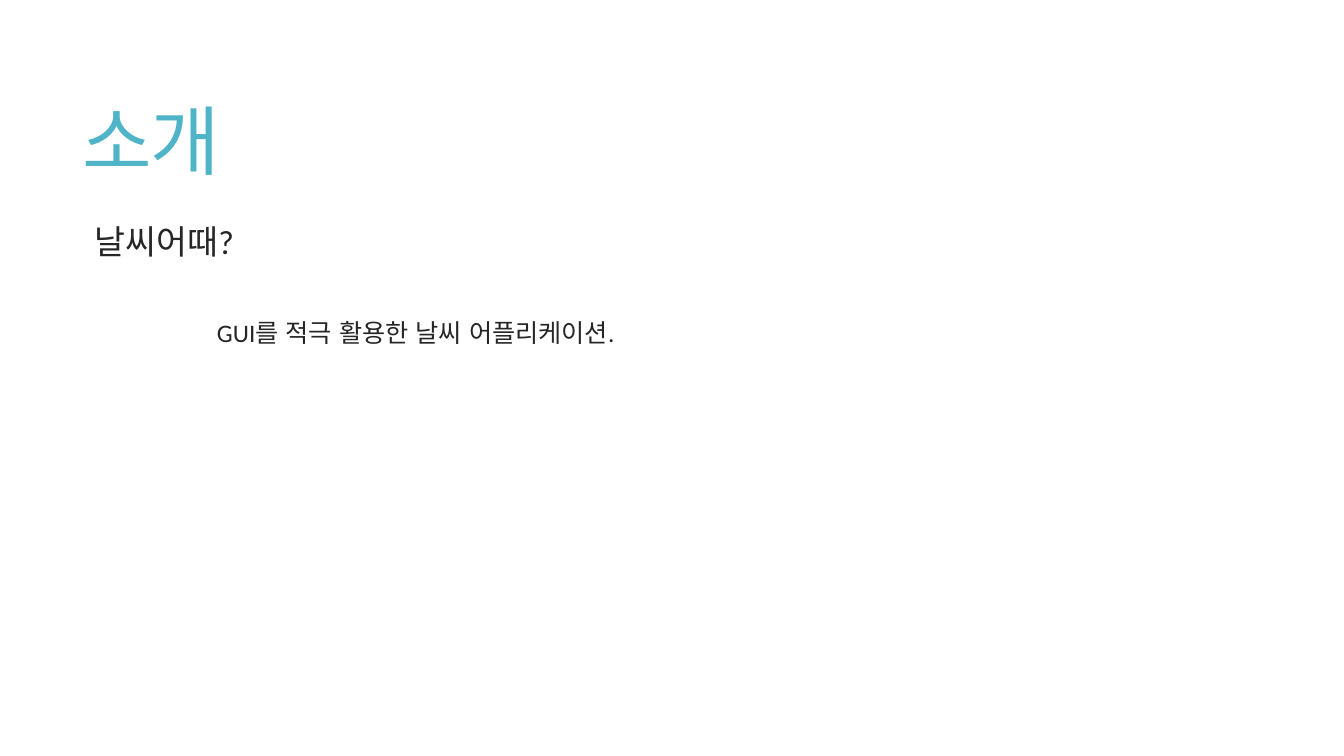
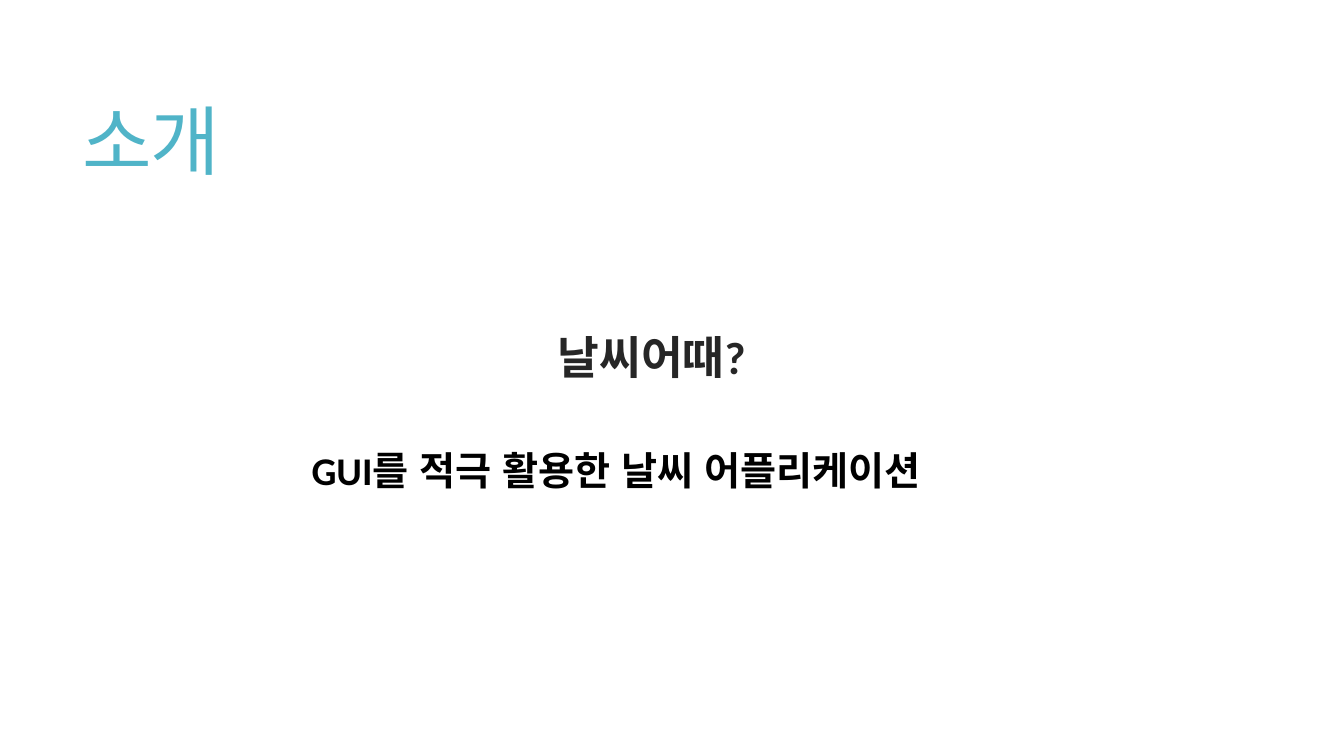
Before and after one commit to 1TAEK/ScriptLanguage-TermProject, a slide deck: slide 3 of 기획/2019스크립트언어 ㅌㅌ팀 기획발표.pptx. Drawn at 1344x756 pixels with LibreOffice and Linux fonts; fonts in the diff are those of the drawing. Boxes give left, top, right and bottom in pixels: in the first picture for what was removed or moved away, otherwise in the second. Text is boxed around its words. In the diff, an @@ line names an element or a change of style, - is before the commit and + after.

```diff
--- a/기획/2019스크립트언어 ㅌㅌ팀 기획발표.pptx
+++ b/기획/2019스크립트언어 ㅌㅌ팀 기획발표.pptx
@@ text at [217, 321, 614, 344]: paragraph removed @@
-            GUI를 적극 활용한 날씨 어플리케이션.
@@ text "날씨어때?": place and size @@
-text "날씨어때?" at [95, 226, 614, 344]
+text "날씨어때?" at [558, 336, 746, 378]
@@ text "날씨어때?" at [558, 336, 746, 378]: size 24 to 32.4 pt, bold on; line spacing 0.85 to 0.65 @@
@@ text added at [312, 452, 920, 489], 28 pt, text #000000, bold @@
+          GUI를 적극 활용한 날씨 어플리케이션
```
Also in this commit, not shown: 4 other slides changed, 4 slides added.
